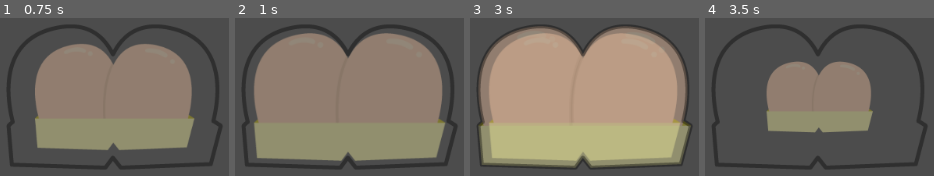
Above: before the commit, frames 1-4 (left to right).
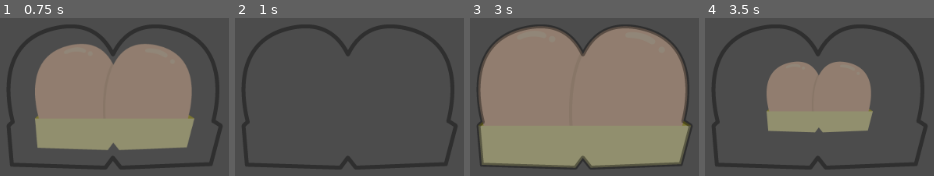
Above: after the commit, the same moments.

Repository: MikeTeok/test_butt_name
Game: Godot game, scene res://Game.tscn
Same seed, same stepped clock (60 frames per second), same inputs: the game is played once before the commit and once after it.
Inputs:
- Up to frame 1 (0.75 s): no input
- Up to frame 2 (1 s): tap Space (ui_select) at 0.77 s
- Up to frame 3 (3 s): tap Space (ui_select) at 1.52 s
- Up to frame 4 (3.5 s): tap Space (ui_select) at 3.02 s

Frame 1 is identical in both runs. In frame 2, 60% of the frame differs, in the area x 8-92%, y 9-91%; in frame 3, 60%; in frame 4, nothing differs.

Commit message:
fix some animation glitch
fix some animation glitch

Diff:
--- a/Game.gd
+++ b/Game.gd
@@ -9,10 +9,7 @@
 	init()
 	add_butt_note()
 
-func _process(delta):
-	pass
-
-func _input(delta):
+func _input(_delta):
 	if(Input.is_action_just_pressed("ui_select")):
 		delete_butt_note()
 
--- a/butt/butt.gd
+++ b/butt/butt.gd
@@ -9,6 +9,5 @@
 # Called when the node enters the scene tree for the first time.
 func _ready():
 	animation.playback_speed = self.animation_speed
-	animation.play("grow")
 	yield(animation, "animation_finished")
 	emit_signal("timeout")
--- a/butt/butt.tscn
+++ b/butt/butt.tscn
@@ -36,8 +36,9 @@
 
 [node name="Sprite" type="Sprite" parent="."]
 position = Vector2( -2.38419e-07, -2.38419e-07 )
-scale = Vector2( 0.900003, 0.900003 )
+scale = Vector2( 1e-05, 1e-05 )
 texture = ExtResource( 1 )
 
 [node name="AnimationPlayer" type="AnimationPlayer" parent="."]
+autoplay = "grow"
 anims/grow = SubResource( 1 )
